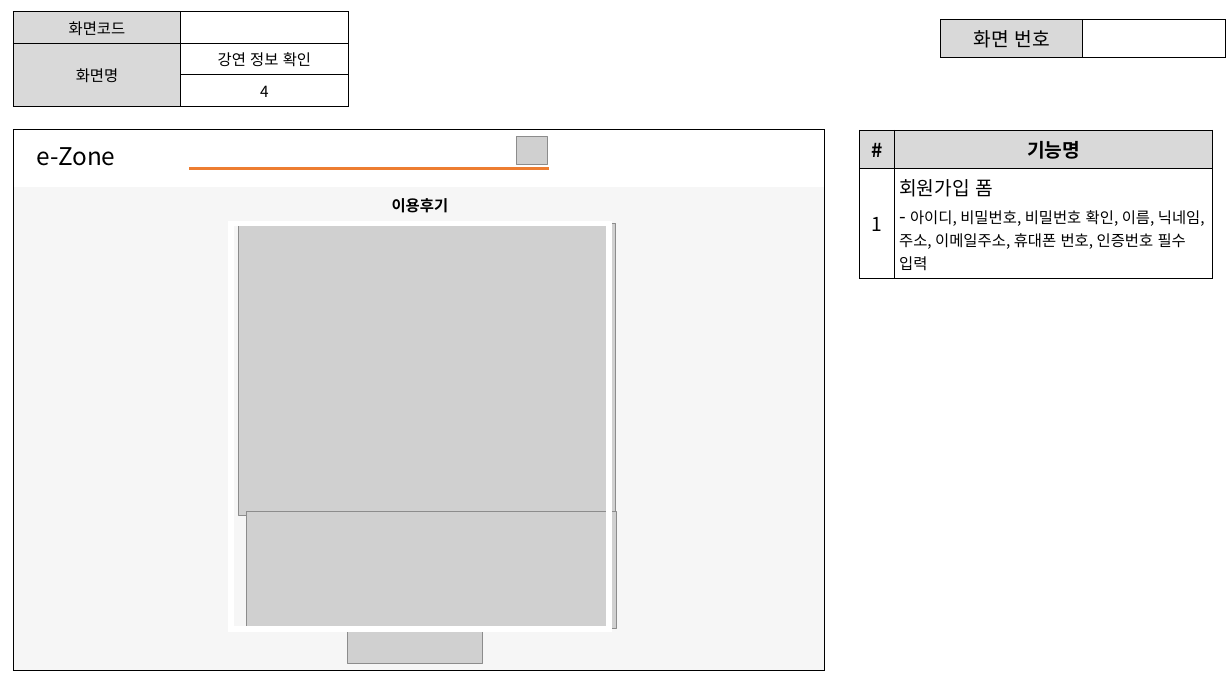
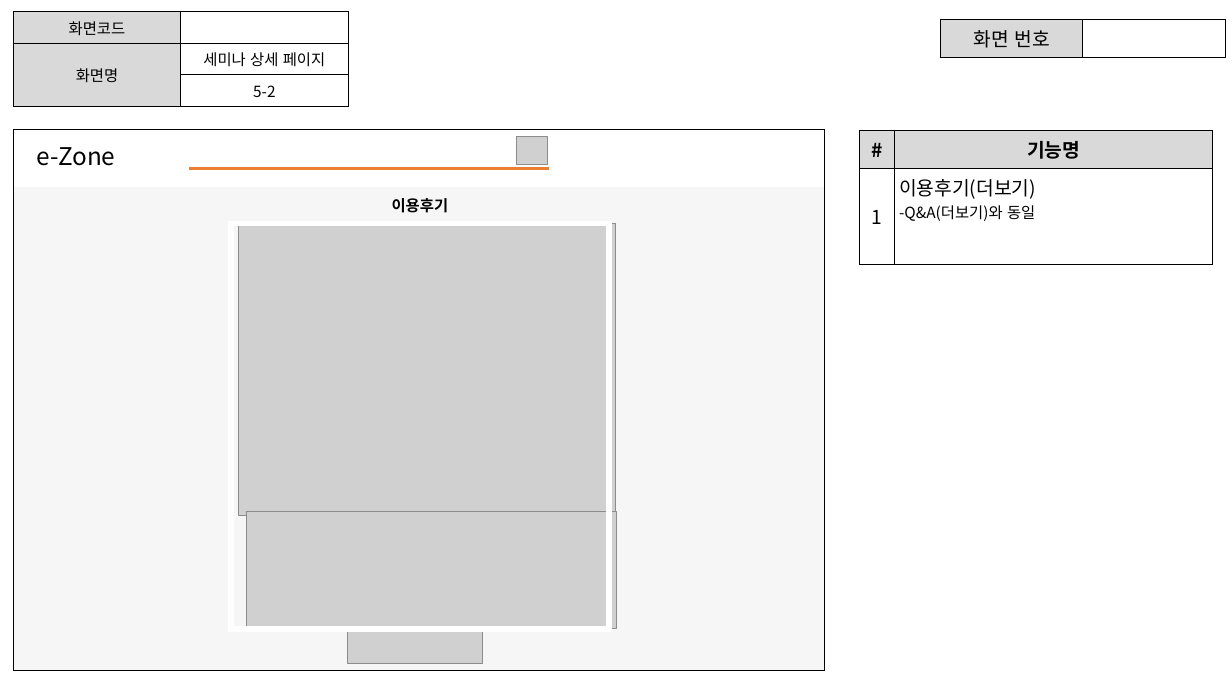
Before and after one commit to ezenteam2/e-Zone, a slide deck: slide 10 of 0 발표용 파워포인트/project05 - 파워포인트 종합 - 서희.pptx (slide 8 before the commit). Drawn at 1232x693 pixels with LibreOffice and Linux fonts; fonts in the diff are those of the drawing; grey boxes stand for pictures. Boxes give left, top, right and bottom in pixels: in the first picture for what was removed or moved away, otherwise in the second. Text is boxed around its words. In the diff, an @@ line names an element or a change of style, - is before the commit and + after.

```diff
--- a/0 발표용 파워포인트/project05 - 파워포인트 종합 - 서희.pptx
+++ b/0 발표용 파워포인트/project05 - 파워포인트 종합 - 서희.pptx
@@ table at <box>13,12,348,101</box> @@
-row 2, column 2: 강연 정보 확인
+row 2, column 2: 세미나 상세 페이지
-row 3, column 2: 4
+row 3, column 2: 5-2
@@ table at <box>860,130,1213,264</box> @@
-row 2, column 2: 회원가입 폼 / - 아이디, 비밀번호, 비밀번호 확인, 이름, 닉네임, 주소, 이메일주소, 휴대폰 번호, 인증번호 필수 입력
+row 2, column 2: 이용후기(더보기) / -Q&A(더보기)와 동일
```
Also in this commit, not shown: 11 other slides changed, 6 slides added, 2 other files.
